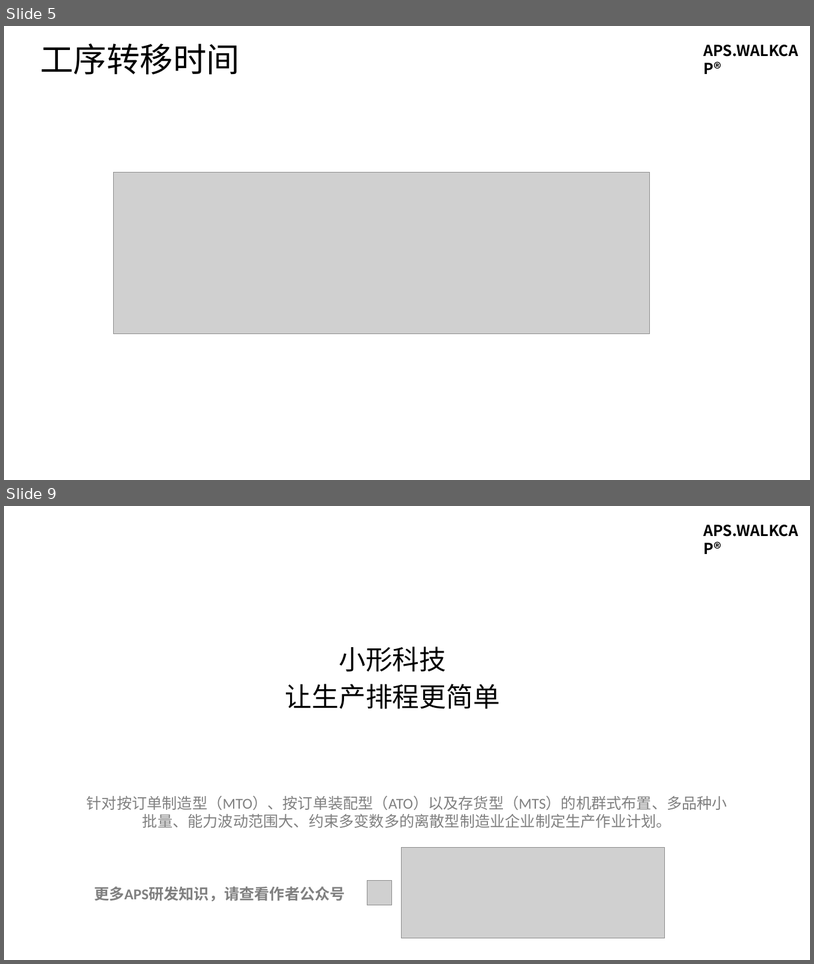
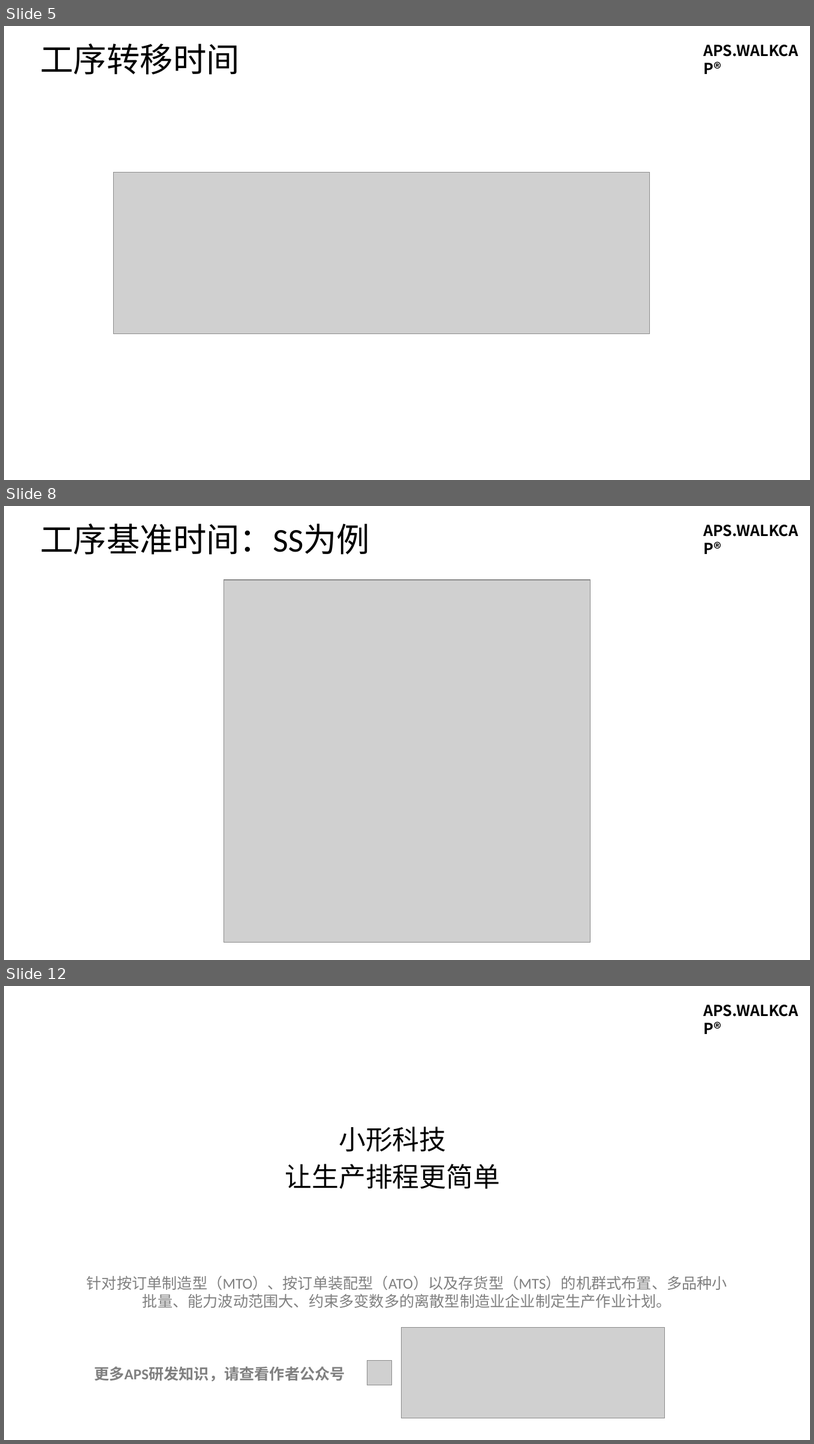
Before and after one commit to walkcap/APS.WALKCAP, a slide deck: WALKCAP-APS-PPT-01-01 APS.WALKCAP®高级计划与排程软件需求分析 第1讲 工艺路线.pptx. Shown one above the other, each under a label of ours: slides 5 and 9 before the commit, slides 5, 8 and 12 after it; the slides between them are not shown. The pictures are 814x964 and 814x1444 pixels, drawn with LibreOffice and Linux fonts; fonts in the diff are those of the drawing; grey boxes stand for pictures. Boxes give left, top, right and bottom in pixels: in the first picture for what was removed or moved away, otherwise in the second. Text is boxed around its words. In the diff, an @@ line names an element or a change of style, - is before the commit and + after.

```diff
--- a/WALKCAP-APS-PPT-01-01 APS.WALKCAP®高级计划与排程软件需求分析 第1讲 工艺路线.pptx
+++ b/WALKCAP-APS-PPT-01-01 APS.WALKCAP®高级计划与排程软件需求分析 第1讲 工艺路线.pptx
@@ slide 8 added at (4, 506, 810, 960), background #FFFFFF; not listed: 1 template element that a slide beside it also shows @@
@@ title added at (40, 523, 370, 555), 39.6 pt, text #000000 @@
+工序基准时间：SS为例
@@ picture added at (224, 580, 591, 942) @@
@@ what was slide 9 is now slide 12 @@
```
Also in this commit, not shown: 6 slides changed, 4 other slides added, 1 slide removed, 1 other file.
